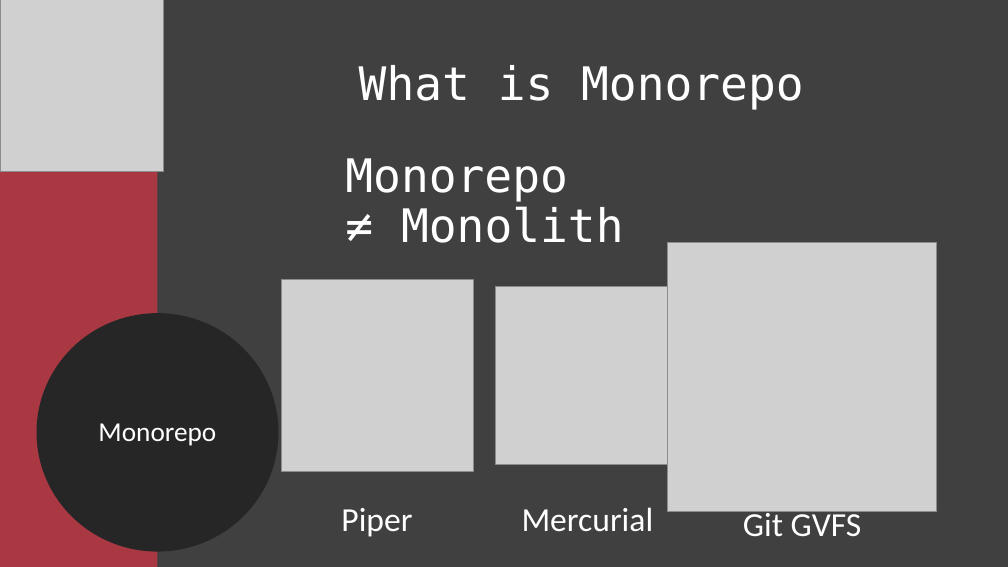
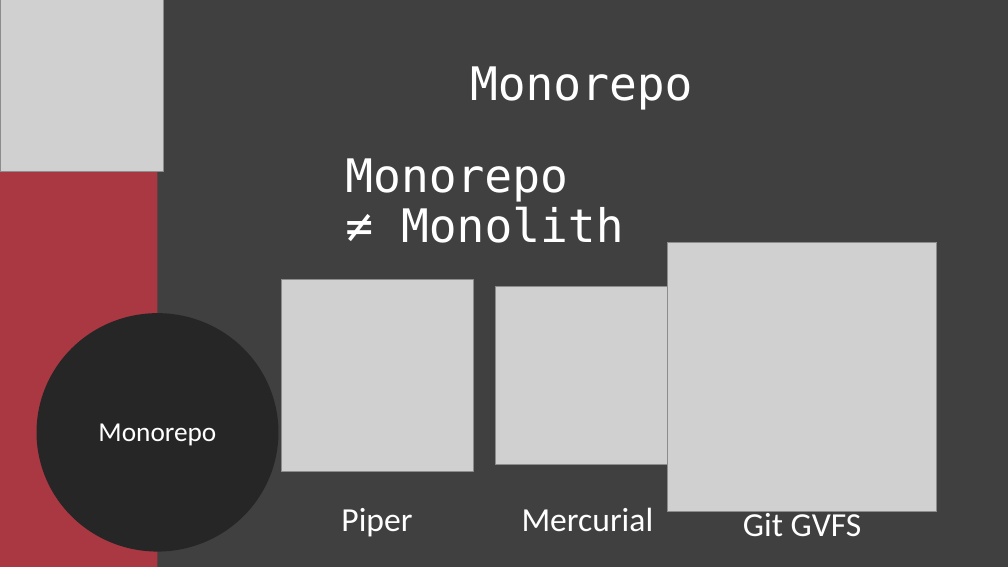
Before and after one commit to Xapuu/programingStuff, a slide deck: slide 9 of ngMeetup.pptx. Drawn at 1008x567 pixels with LibreOffice and Linux fonts; fonts in the diff are those of the drawing; grey boxes stand for pictures. Boxes give left, top, right and bottom in pixels: in the first picture for what was removed or moved away, otherwise in the second. Text is boxed around its words. In the diff, an @@ line names an element or a change of style, - is before the commit and + after.

```diff
--- a/ngMeetup.pptx
+++ b/ngMeetup.pptx
@@ text at (x1=470, y1=66, x2=692, y2=110): text changed @@
-What is Monorepo
+Monorepo
```
Also in this commit, not shown: 4 other slides changed, 1 slide added.
